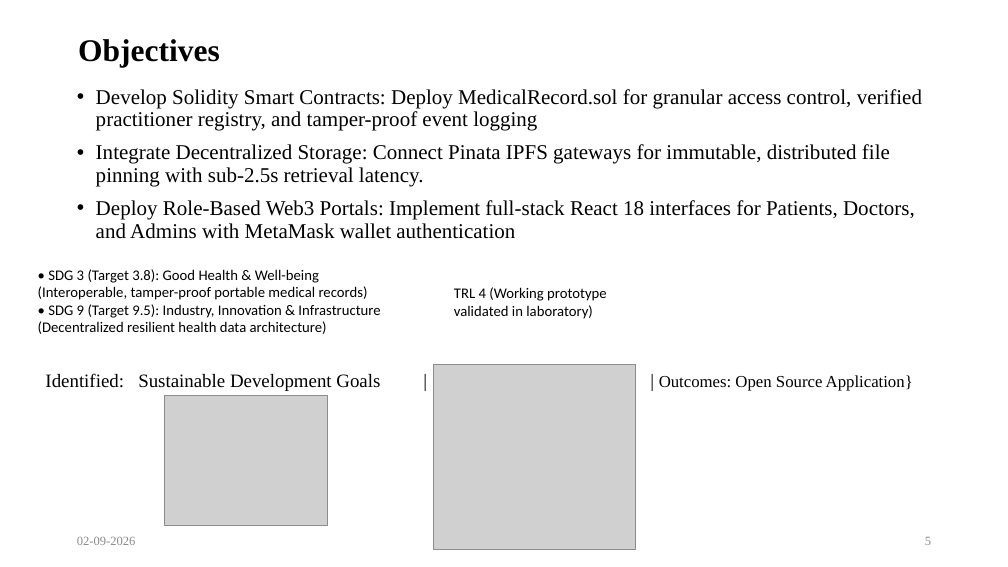
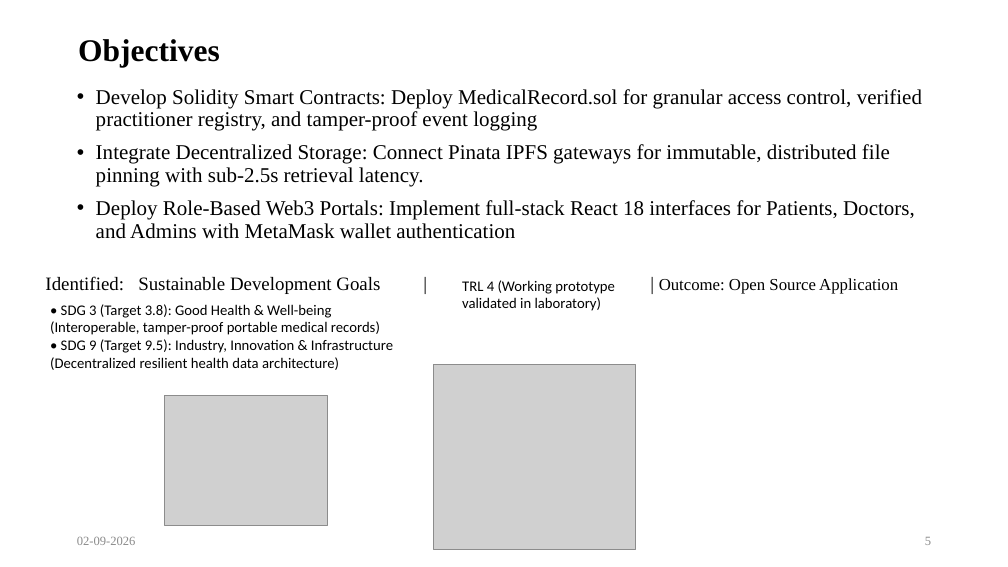
Before and after one commit to ashishanilsikaria/CareChain, a slide deck: slide 5 of docs/reviews/Review 2/Review 2.pptx. Drawn at 1008x567 pixels with LibreOffice and Linux fonts; fonts in the diff are those of the drawing; grey boxes stand for pictures. Boxes give left, top, right and bottom in pixels: in the first picture for what was removed or moved away, otherwise in the second. Text is boxed around its words. In the diff, an @@ line names an element or a change of style, - is before the commit and + after.

```diff
--- a/docs/reviews/Review 2/Review 2.pptx
+++ b/docs/reviews/Review 2/Review 2.pptx
@@ text "• SDG 3 (Target 3.8): ...": place and size @@
-text "• SDG 3 (Target 3.8): ..." at [38,269,380,334]
+text "• SDG 3 (Target 3.8): ..." at [50,304,393,370]
@@ text at [45,276,898,294]: text changed @@
-Identified: Sustainable Development Goals | | Outcomes: Open Source Application}
+Identified: Sustainable Development Goals | | Outcome: Open Source Application
@@ text "TRL 4 (Working prototype validated ...": place and size @@
-text "TRL 4 (Working prototype validated ..." at [454,287,607,319]
+text "TRL 4 (Working prototype validated ..." at [462,280,615,311]
```
Also in this commit, not shown: 4 other slides changed, 28 other files.
